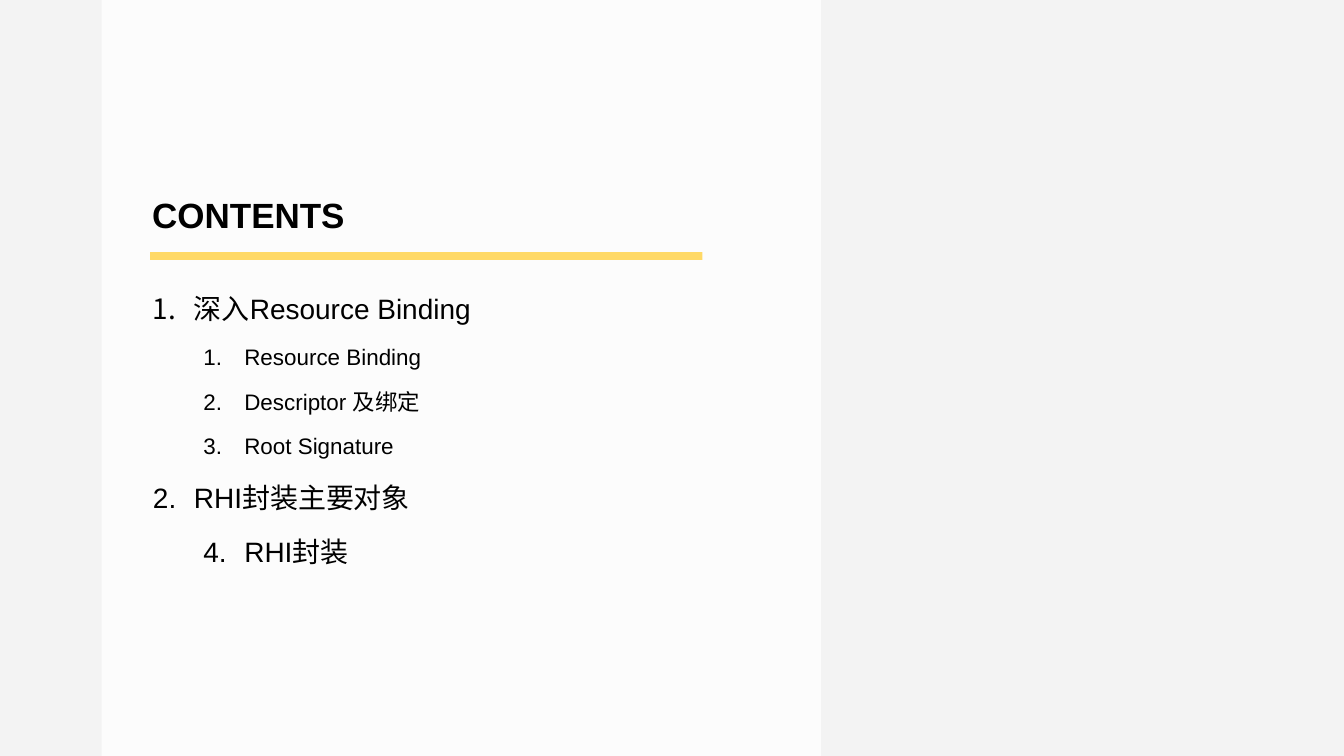
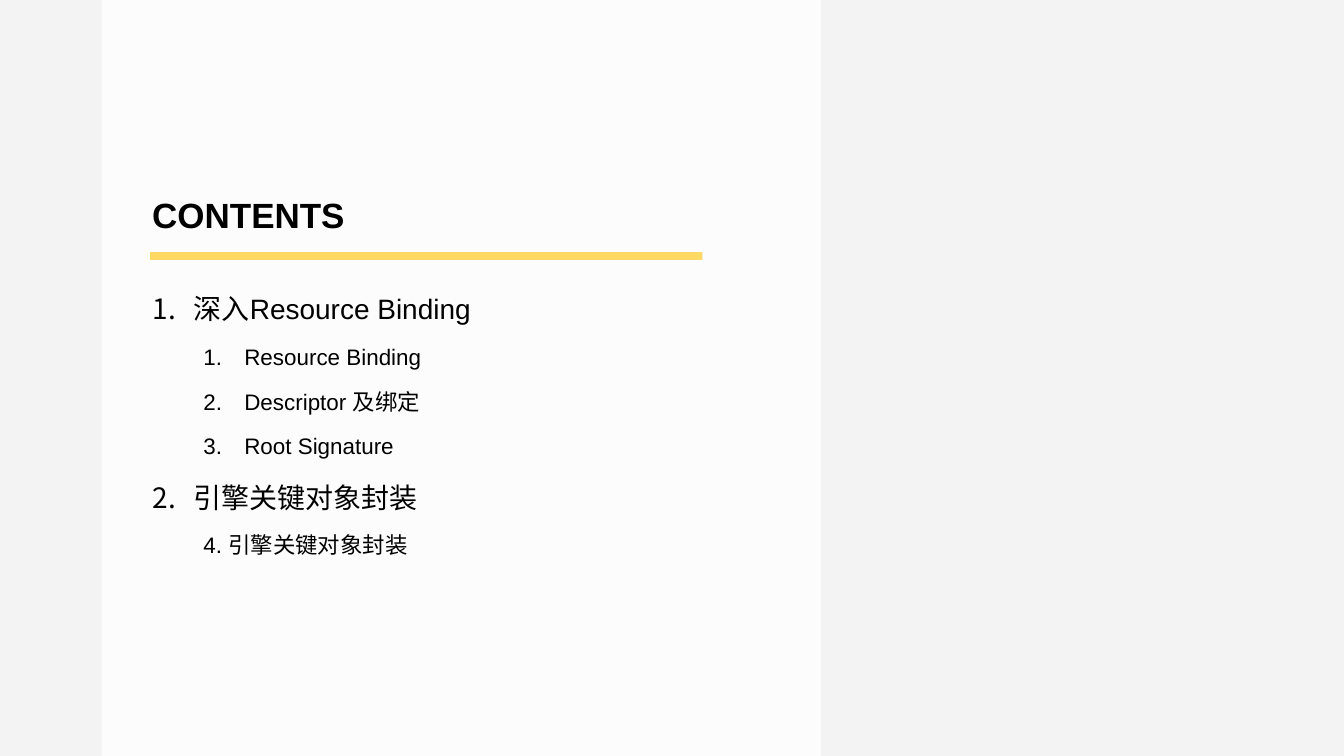
Before and after one commit to doomlover/KSGameEngineTutorials, a slide deck: slide 3 of PPTs/05.深入DX12绘制二.pptx. Drawn at 1344x756 pixels with LibreOffice and Linux fonts; fonts in the diff are those of the drawing. Boxes give left, top, right and bottom in pixels: in the first picture for what was removed or moved away, otherwise in the second. Text is boxed around its words. In the diff, an @@ line names an element or a change of style, - is before the commit and + after.

```diff
--- a/PPTs/05.深入DX12绘制二.pptx
+++ b/PPTs/05.深入DX12绘制二.pptx
@@ text at (194,484,418,555): text changed; size 40 to 32 pt @@
-2. RHI封装主要对象
-  4. RHI封装
+2. 引擎关键对象封装
+  4. 引擎关键对象封装
```
Also in this commit, not shown: 13 other slides changed, 4 slides added, 2 slides removed, 1 other file.
